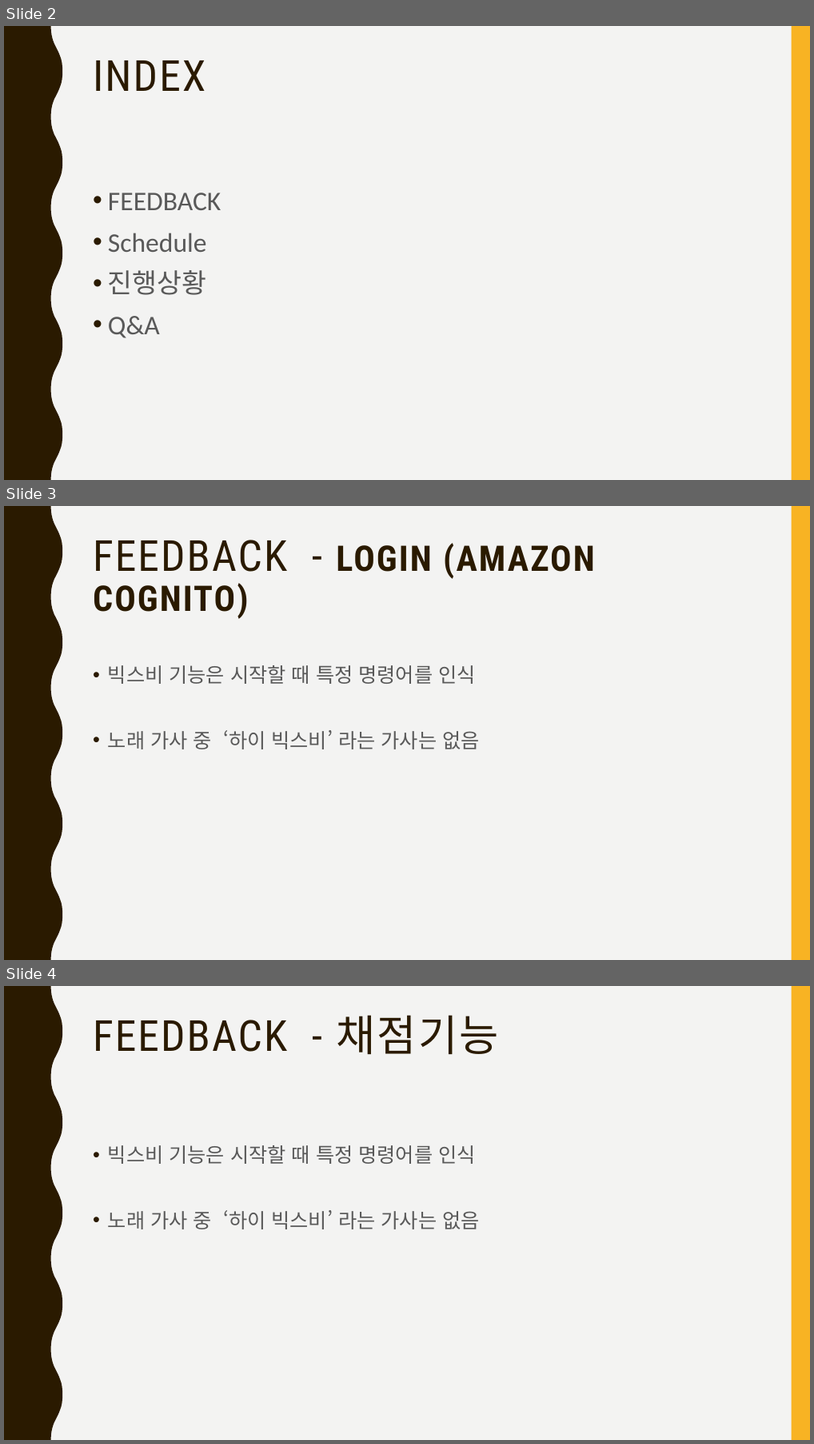
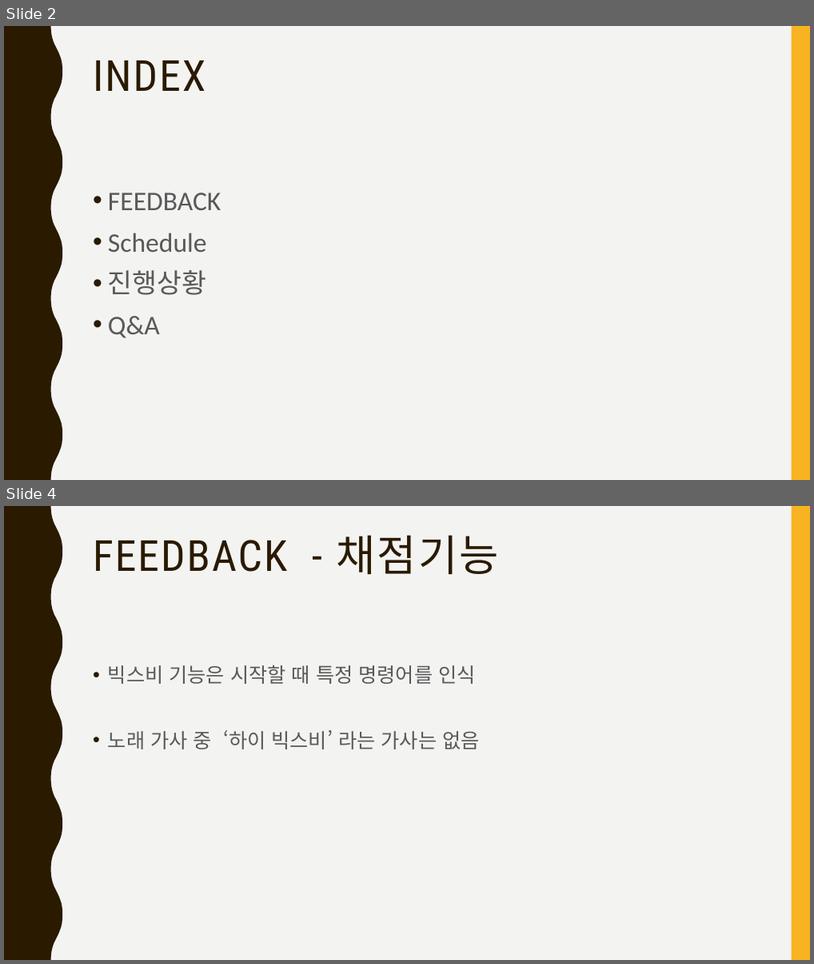
Before and after one commit to comnamu18/VoiceCAU, a slide deck: Documents/7주차/캡스톤_발표_7주차_v0.1.pptx. Shown one above the other, each under a label of ours: slides 2, 3 and 4 before the commit, slides 2 and 4 after it; the slides between them are not shown. The pictures are 814x1444 and 814x964 pixels, drawn with LibreOffice and Linux fonts; fonts in the diff are those of the drawing. Boxes give left, top, right and bottom in pixels: in the first picture for what was removed or moved away, otherwise in the second. Text is boxed around its words. In the diff, an @@ line names an element or a change of style, - is before the commit and + after.

```diff
--- a/Documents/7주차/캡스톤_발표_7주차_v0.1.pptx
+++ b/Documents/7주차/캡스톤_발표_7주차_v0.1.pptx
@@ slide 3 removed at (4, 506, 810, 960), background #F3F3F2; not listed: 2 template elements that a slide beside it also shows @@
@@ title removed at (93, 540, 595, 619) @@
-FEEDBACK - LOGIN (AMAZON COGNITO)
@@ text removed at (108, 665, 479, 749) @@
-• 빅스비 기능은 시작할 때 특정 명령어를 인식
-• 노래 가사 중 ‘하이 빅스비’ 라는 가사는 없음
```
Also in this commit, not shown: 1 slide added, 2 other files.
